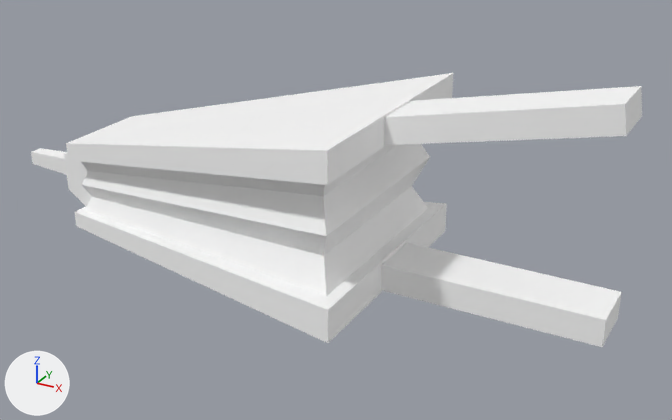
The glTF model assets/synty/simple_fantasy_interiors/models/SM_Prop_Bellows_01.glb: old version first, new version second.
Camera for both pictures: a camera (50 mm lens) standing at (0.0131, -0.02055, 0.01201) and looking at (0.00168, 0.00022, 0.00163). The lights are fixed; the arrows at lower left show +X, +Y and +Z.

The first picture shows 'SM_Prop_Bellows_01'.
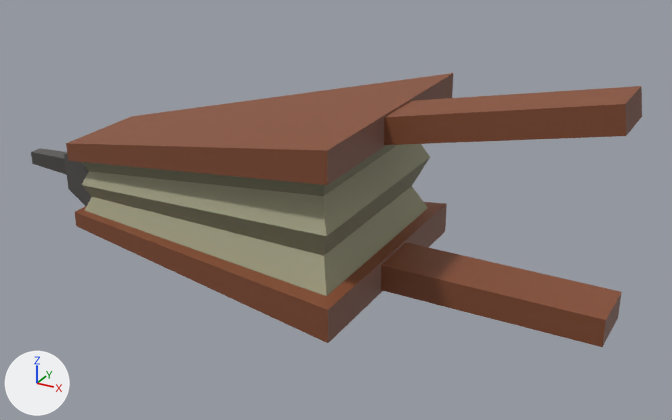
Boxes (x1, y1, x2, y2) around the edits, measured in the pictures (672 x 420 px):
'SM_Prop_Bellows_01', surface changed
    both: (31, 73, 642, 347)

The change, as a diff of the scene's bpy script:
```diff
--- a/assets/synty/simple_fantasy_interiors/models/SM_Prop_Bellows_01.glb.py
+++ b/assets/synty/simple_fantasy_interiors/models/SM_Prop_Bellows_01.glb.py
@@ img_simplefantasyinteriorstexture @@
+img_simplefantasyinteriorstexture = load_image('SimpleFantasyInteriorsTexture', '_unpacked/SimpleFantasyInteriorsTexture', 1024, 1024, 'sRGB')
@@ mat_lambert1 @@
 mat_lambert1 = principled_material('lambert1')
-mat_lambert1.base_color = (1.0, 1.0, 1.0)  # white #ffffff
+mat_lambert1.texture = img_simplefantasyinteriorstexture
 mat_lambert1.roughness = 0.553
```
